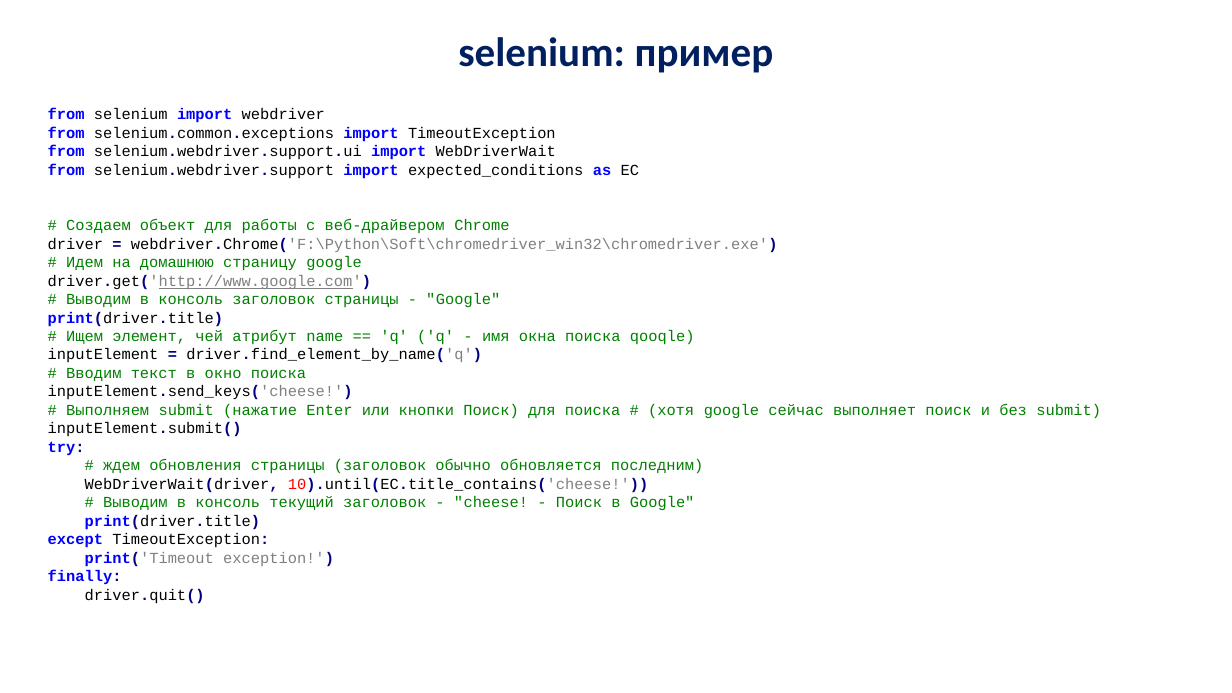
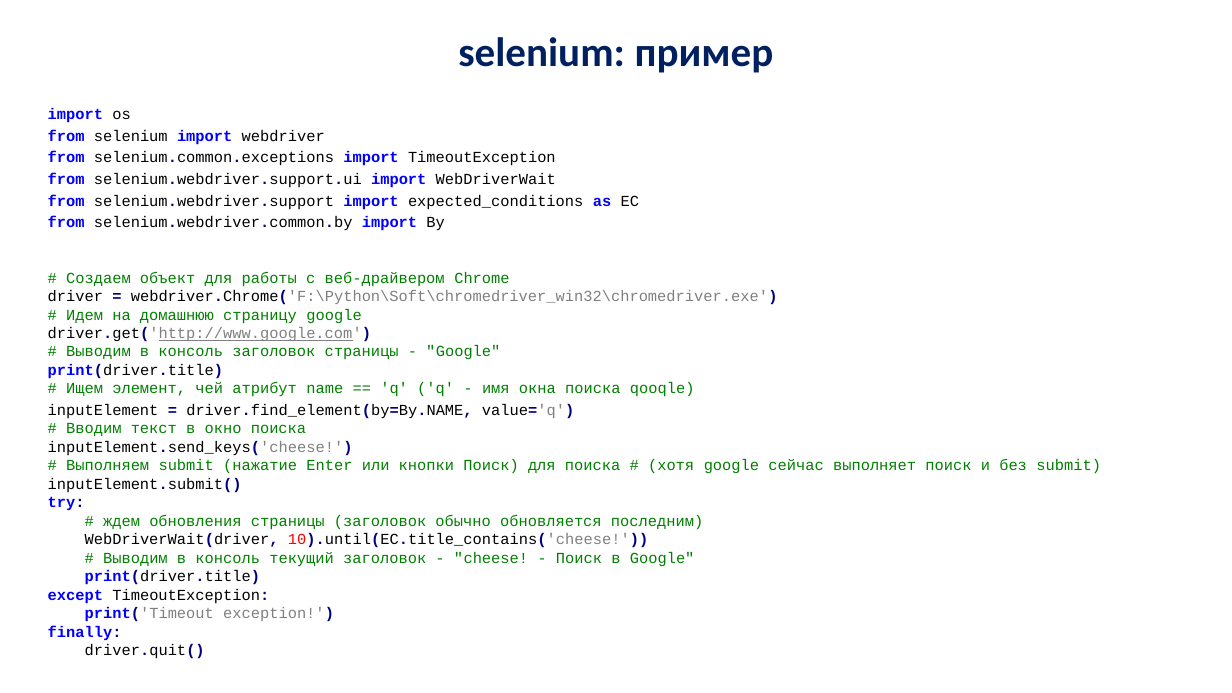
Before and after one commit to vamishnin/PythonCoursePro, a slide deck: slide 40 of Lectures/py_lec_13.pptx. Drawn at 1232x693 pixels with LibreOffice and Linux fonts; fonts in the diff are those of the drawing; background and template pictures are left out. Boxes give left, top, right and bottom in pixels: in the first picture for what was removed or moved away, otherwise in the second. Text is boxed around its words. In the diff, an @@ line names an element or a change of style, - is before the commit and + after.

```diff
--- a/Lectures/py_lec_13.pptx
+++ b/Lectures/py_lec_13.pptx
@@ text at (48,108,130,123): paragraph added @@
+import os
@@ text at (48,130,639,210): more space between paragraphs @@
@@ text at (48,216,444,231): paragraph added @@
+from selenium.webdriver.common.by import By
@@ text at (48,404,574,419): text changed @@
-inputElement = driver.find_element_by_name('q')
+inputElement = driver.find_element(by=By.NAME, value='q')
```
Also in this commit, not shown: 3 other slides changed, 6 other files.
